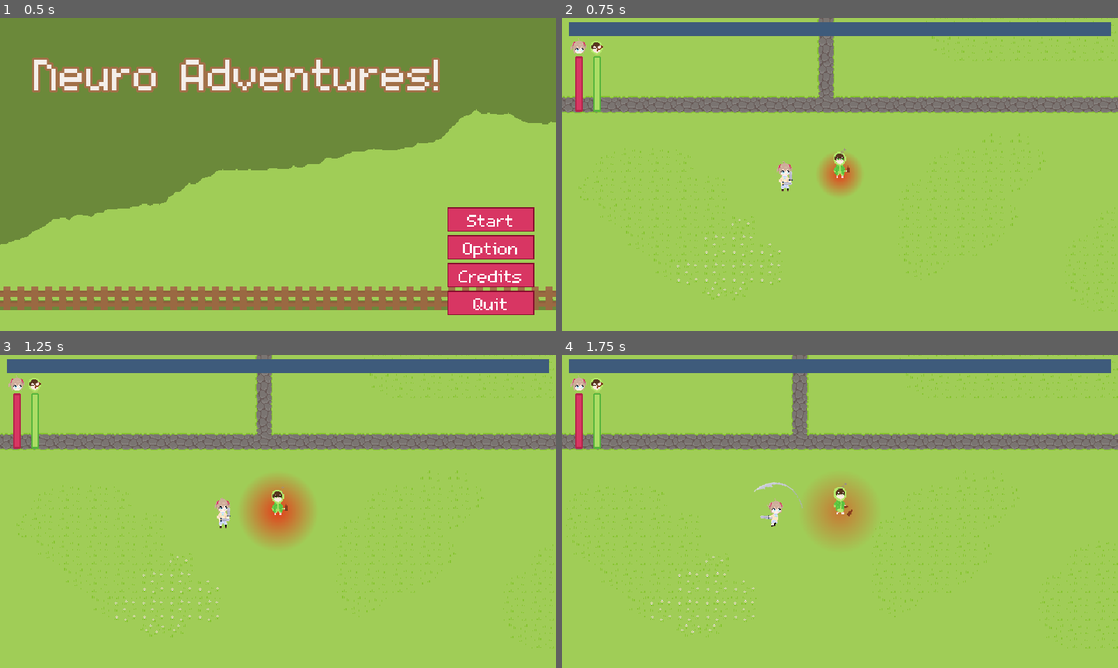
Above: before the commit, frames 1-4 (two rows, left to right).
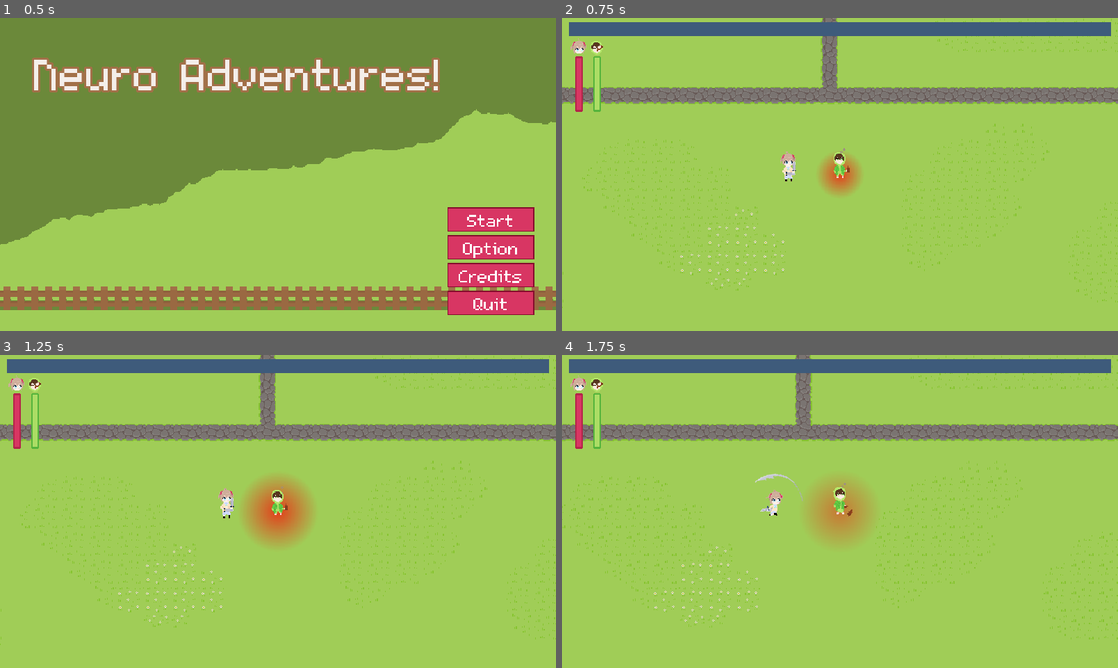
Above: after the commit, the same moments.

Repository: KotgeDev/Neuro-Adventures
Game: Godot game, scene res://scenes/ui/menu.tscn
Two runs of this game, one before a commit and one after it. Both use one fixed random seed, a clock stepped at 60 frames per second and the inputs below.
Inputs (mouse positions are in pixels of both pictures, inside the frame that each line leads up to):
- Up to frame 1 (0.5 s): no input
- Up to frame 2 (0.75 s): click "Start" at 0.5 s
- Up to frame 3 (1.25 s): no input
- Up to frame 4 (1.75 s): move the mouse to (962, 495) at 1.27 s; hold D (right) from 1.28 s (still down)

Frame 1 is identical in both runs. In frame 2, 10% of the frame differs, in the area x 0-100%, y 0-94%; in frame 3, 10%; in frame 4, 11%.

Commit message:
knight wall

Diff:
--- a/scenes/characters/ais/neuro.tscn
+++ b/scenes/characters/ais/neuro.tscn
@@ -3,13 +3,6 @@
 [ext_resource type="PackedScene" uid="uid://y36yytk34v0i" path="res://scenes/characters/ais/ai.tscn" id="1_jb3ag"]
 
 [node name="Neuro" instance=ExtResource("1_jb3ag")]
-wall_min_slide_angle = 0.0
-
-[node name="SearchField" parent="." index="2"]
-visible = false
-
-[node name="Hurtbox" parent="." index="3"]
-visible = false
 
 [editable path="CharacterAnimation"]
 [editable path="Hurtbox"]
--- a/scenes/collectibles/exp.tscn
+++ b/scenes/collectibles/exp.tscn
@@ -1,7 +1,7 @@
 [gd_scene load_steps=4 format=3 uid="uid://btv6nlskxksif"]
 
 [ext_resource type="Script" path="res://scripts/collectibles/expCollect.gd" id="1_dwwdg"]
-[ext_resource type="Texture2D" uid="uid://l4lmw0wc3b0g" path="res://assets/upgrades/exp.png" id="2_h1jig"]
+[ext_resource type="Texture2D" uid="uid://l4lmw0wc3b0g" path="res://assets/collectibles/exp.png" id="2_h1jig"]
 
 [sub_resource type="RectangleShape2D" id="RectangleShape2D_trc6b"]
 size = Vector2(11, 11)
--- /dev/null
+++ b/scenes/enemies/enemy_scenes/goblin.tscn
@@ -0,0 +1,68 @@
+[gd_scene load_steps=6 format=3 uid="uid://bkt5lb2mqdpas"]
+
+[ext_resource type="PackedScene" uid="uid://cx1nd5x2s6vyt" path="res://scenes/enemies/simple_enemy.tscn" id="1_ugo6b"]
+[ext_resource type="Texture2D" uid="uid://dj4uhpf43bgln" path="res://assets/enemies/goblin_sheet.png" id="2_6slxd"]
+
+[sub_resource type="Animation" id="Animation_pgyfm"]
+length = 0.001
+tracks/0/type = "value"
+tracks/0/imported = false
+tracks/0/enabled = true
+tracks/0/path = NodePath("Sprite2D:frame")
+tracks/0/interp = 1
+tracks/0/loop_wrap = true
+tracks/0/keys = {
+"times": PackedFloat32Array(0),
+"transitions": PackedFloat32Array(1),
+"update": 1,
+"values": [0]
+}
+
+[sub_resource type="Animation" id="Animation_jqqp3"]
+resource_name = "idle"
+length = 0.3
+loop_mode = 1
+tracks/0/type = "value"
+tracks/0/imported = false
+tracks/0/enabled = true
+tracks/0/path = NodePath("Sprite2D:frame")
+tracks/0/interp = 1
+tracks/0/loop_wrap = true
+tracks/0/keys = {
+"times": PackedFloat32Array(0, 0.1, 0.2),
+"transitions": PackedFloat32Array(1, 1, 1),
+"update": 1,
+"values": [0, 1, 2]
+}
+
+[sub_resource type="AnimationLibrary" id="AnimationLibrary_u2hhj"]
+_data = {
+"RESET": SubResource("Animation_pgyfm"),
+"idle": SubResource("Animation_jqqp3")
+}
+
+[node name="Goblin" instance=ExtResource("1_ugo6b")]
+SPEED = 35.0
+MAX_HEALTH = 2.0
+DAMAGE = 2.0
+ATTACK_INTERVAL = 0.7
+
+[node name="Sprite2D" parent="." index="0"]
+texture = ExtResource("2_6slxd")
+
+[node name="Hurtbox" parent="." index="1"]
+visible = true
+
+[node name="CollisionPolygon2D" parent="Hurtbox" index="0"]
+polygon = PackedVector2Array(-6, -30, -3, -27, -2, -29, 3, -29, 4, -28, 6, -30, 6, -24, 7, -20, 5, -16, 5, -15, 7, -11, 7, -9, 4, -8, 4, -4, 5, -3, 6, 0, 6, 1, 3, 1, 2, -1, 1, -2, -2, 2, -5, 2, -5, -1, -8, -9, -8, -14, -4, -17, -6, -22, -7, -24, -7, -30)
+
+[node name="CollisionPolygon2D" parent="ContinuousHitbox" index="0"]
+polygon = PackedVector2Array(-3, -25, -6, -25, -3, -17, -3, -15, -7, -12, -7, -8, -4, -6, -3, 2, 0, 1, 3, 2, 3, -8, 4, -10, 6, -10, 5, -12, 3, -15, 3, -17, 6, -19, 6, -20, 5, -24, 6, -28, 4, -26, 1, -27, -2, -26)
+
+[node name="AnimationPlayer" type="AnimationPlayer" parent="." index="5"]
+libraries = {
+"": SubResource("AnimationLibrary_u2hhj")
+}
+
+[editable path="Hurtbox"]
+[editable path="ContinuousHitbox"]
--- /dev/null
+++ b/scenes/enemies/enemy_scenes/knight.tscn
@@ -0,0 +1,68 @@
+[gd_scene load_steps=6 format=3 uid="uid://dm83qecyj7rl6"]
+
+[ext_resource type="PackedScene" uid="uid://cx1nd5x2s6vyt" path="res://scenes/enemies/simple_enemy.tscn" id="1_j3dd8"]
+[ext_resource type="Texture2D" uid="uid://dyjv33cs7year" path="res://assets/enemies/knight_sheet.png" id="2_gstcd"]
+
+[sub_resource type="Animation" id="Animation_dkgki"]
+length = 0.001
+tracks/0/type = "value"
+tracks/0/imported = false
+tracks/0/enabled = true
+tracks/0/path = NodePath("Sprite2D:frame")
+tracks/0/interp = 1
+tracks/0/loop_wrap = true
+tracks/0/keys = {
+"times": PackedFloat32Array(0),
+"transitions": PackedFloat32Array(1),
+"update": 1,
+"values": [0]
+}
+
+[sub_resource type="Animation" id="Animation_hbndf"]
+resource_name = "idle"
+length = 0.4
+loop_mode = 1
+tracks/0/type = "value"
+tracks/0/imported = false
+tracks/0/enabled = true
+tracks/0/path = NodePath("Sprite2D:frame")
+tracks/0/interp = 1
+tracks/0/loop_wrap = true
+tracks/0/keys = {
+"times": PackedFloat32Array(0, 0.1, 0.2, 0.3),
+"transitions": PackedFloat32Array(1, 1, 1, 1),
+"update": 1,
+"values": [0, 1, 2, 3]
+}
+
+[sub_resource type="AnimationLibrary" id="AnimationLibrary_jm0gq"]
+_data = {
+"RESET": SubResource("Animation_dkgki"),
+"idle": SubResource("Animation_hbndf")
+}
+
+[node name="Knight" instance=ExtResource("1_j3dd8")]
+SPEED = 10.0
+MAX_HEALTH = 8.0
+DAMAGE = 8.0
+
+[node name="Sprite2D" parent="." index="0"]
+texture = ExtResource("2_gstcd")
+hframes = 4
+
+[node name="Hurtbox" parent="." index="1"]
+visible = true
+
+[node name="CollisionPolygon2D" parent="Hurtbox" index="0"]
+polygon = PackedVector2Array(-5, -23, -5, -16, -6, -16, -7, -15, -8, -8, -8, -5, -7, -3, -5, -3, -5, -1, -5, 2, -5, 6, -1, 6, 0, 0, 1, 4, 2, 6, 5, 6, 5, -1, 5, -7, 7, -8, 7, 4, 8, 4, 8, -15, 10, -15, 10, -17, 9, -21, 8, -24, 7, -24, 6, -21, 5, -17, 3, -16, 3, -24, 1, -26, -3, -26)
+
+[node name="CollisionPolygon2D" parent="ContinuousHitbox" index="0"]
+polygon = PackedVector2Array(-3, -24, -5, -20, -5, -18, -4, -17, -4, -16, -7, -13, -7, -4, -4, -4, -4, 6, 0, -2, 4, 6, 4, -11, 7, -8, 7, 3, 8, 3, 8, -19, 8, -23, 7, -23, 7, -11, 2, -16, 3, -17, 3, -20, 1, -24)
+
+[node name="AnimationPlayer" type="AnimationPlayer" parent="." index="5"]
+libraries = {
+"": SubResource("AnimationLibrary_jm0gq")
+}
+
+[editable path="Hurtbox"]
+[editable path="ContinuousHitbox"]
--- a/scenes/enemies/goblin.tscn
+++ b/scenes/enemies/enemy_scenes/kobold.tscn
@@ -1,7 +1,7 @@
-[gd_scene load_steps=6 format=3 uid="uid://bkt5lb2mqdpas"]
+[gd_scene load_steps=6 format=3 uid="uid://3rhy5g2brkg6"]
 
-[ext_resource type="PackedScene" uid="uid://cx1nd5x2s6vyt" path="res://scenes/enemies/simple_enemy.tscn" id="1_ugo6b"]
-[ext_resource type="Texture2D" uid="uid://dj4uhpf43bgln" path="res://assets/enemies/goblin_sheet.png" id="2_6slxd"]
+[ext_resource type="PackedScene" uid="uid://cx1nd5x2s6vyt" path="res://scenes/enemies/simple_enemy.tscn" id="1_frcrl"]
+[ext_resource type="Texture2D" uid="uid://cjcv4341fqwvo" path="res://assets/enemies/kobold_sheet.png" id="2_il7mv"]
 
 [sub_resource type="Animation" id="Animation_pgyfm"]
 length = 0.001
@@ -41,23 +41,23 @@
 "idle": SubResource("Animation_jqqp3")
 }
 
-[node name="Goblin" instance=ExtResource("1_ugo6b")]
-SPEED = 35.0
-MAX_HEALTH = 4
-DAMAGE = 4.0
+[node name="Kobold" instance=ExtResource("1_frcrl")]
+SPEED = 40.0
+MAX_HEALTH = 3.0
+DAMAGE = 2.0
 ATTACK_INTERVAL = 0.5
 
 [node name="Sprite2D" parent="." index="0"]
-texture = ExtResource("2_6slxd")
+texture = ExtResource("2_il7mv")
 
 [node name="Hurtbox" parent="." index="1"]
 visible = true
 
 [node name="CollisionPolygon2D" parent="Hurtbox" index="0"]
-polygon = PackedVector2Array(-6, -30, -3, -27, -2, -29, 3, -29, 4, -28, 6, -30, 6, -24, 7, -20, 5, -16, 5, -15, 7, -11, 7, -9, 4, -8, 4, -4, 5, -3, 6, 0, 6, 1, 3, 1, 2, -1, 1, -2, -2, 2, -5, 2, -5, -1, -8, -9, -8, -14, -4, -17, -6, -22, -7, -24, -7, -30)
+polygon = PackedVector2Array(-2, -34, -4, -32, -4, -24, -7, -17, -7, -5, -5, 2, 6, 2, 6, -6, 6, -19, 3, -23, 5, -25, 6, -28, 6, -31, 3, -34)
 
 [node name="CollisionPolygon2D" parent="ContinuousHitbox" index="0"]
-polygon = PackedVector2Array(-3, -25, -6, -25, -3, -17, -3, -15, -7, -12, -7, -8, -4, -6, -3, 2, 0, 1, 3, 2, 3, -8, 4, -10, 6, -10, 5, -12, 3, -15, 3, -17, 6, -19, 6, -20, 5, -24, 6, -28, 4, -26, 1, -27, -2, -26)
+polygon = PackedVector2Array(0, -32, -4, -29, -3, -23, -3, -20, -7, -14, -7, -4, -5, -7, -5, -12, -4, -12, -4, 2, 1, -5, 4, 2, 4, -13, 5, -13, 5, -6, 6, -6, 6, -17, 2, -21, 2, -22, 5, -25, 4, -29, 2, -32)
 
 [node name="AnimationPlayer" type="AnimationPlayer" parent="." index="5"]
 libraries = {
--- a/scenes/enemies/slime.tscn
+++ b/scenes/enemies/enemy_scenes/slime.tscn
@@ -42,7 +42,6 @@
 }
 
 [node name="Slime" instance=ExtResource("1_0t50s")]
-ATTACK_INTERVAL = 1.0
 
 [node name="Sprite2D" parent="." index="0"]
 texture = ExtResource("2_sgjgm")
--- a/scenes/enemies/soldier.tscn
+++ b/scenes/enemies/enemy_scenes/soldier.tscn
@@ -29,10 +29,10 @@
 tracks/0/interp = 1
 tracks/0/loop_wrap = true
 tracks/0/keys = {
-"times": PackedFloat32Array(0, 0.2),
-"transitions": PackedFloat32Array(1, 1),
+"times": PackedFloat32Array(0, 0.1, 0.2, 0.3),
+"transitions": PackedFloat32Array(1, 1, 1, 1),
 "update": 1,
-"values": [0, 1]
+"values": [0, 1, 2, 3]
 }
 
 [sub_resource type="AnimationLibrary" id="AnimationLibrary_jm0gq"]
@@ -41,27 +41,23 @@
 "idle": SubResource("Animation_hbndf")
 }
 
-[node name="Soldier" instance=ExtResource("1_lkb70")]
-SPEED = 15.0
-MAX_HEALTH = 8
-DAMAGE = 8.0
-ATTACK_INTERVAL = 1.5
+[node name="Soldier" instance=ExtResource("1_pihnb")]
+MAX_HEALTH = 4.0
+DAMAGE = 4.0
+ATTACK_INTERVAL = 0.7
 
 [node name="Sprite2D" parent="." index="0"]
-texture = ExtResource("2_u6mqw")
-hframes = 2
+texture = ExtResource("2_c7i3u")
+hframes = 4
 
 [node name="Hurtbox" parent="." index="1"]
 visible = true
 
 [node name="CollisionPolygon2D" parent="Hurtbox" index="0"]
-polygon = PackedVector2Array(-5, -22, -5, 8, 2, 8, 2, -5, 7, -5, 4, -11, 2, -11.3034, 2, -22)
+polygon = PackedVector2Array(-5, -26, -5, -16, -6, -16, -7, -15, -7, -8, -5, -4, -4, -4, -4, 2, -5, 2, -5, 6, -1, 6, 0, 0, 2, 6, 5, 6, 5, -1, 5, -7, 7, -8, 7, 3, 8, 3, 8, -19, 9, -19, 9, -21, 8, -21, 8, -23, 7, -23, 7, -21, 6, -21, 6, -19, 3, -16, 3, -26, 1, -28, -3, -28)
 
 [node name="CollisionPolygon2D" parent="ContinuousHitbox" index="0"]
-polygon = PackedVector2Array(-5, -21, -5, 8, 2, 8, 2, -6, 7, -6, 7, -7, 8, -7, 8, -15, 6, -19, 6, -18, 5, -17, 5, -8, 4, -8, 4, -13, 3, -13, 3, -21)
-
-[node name="CollisionShape2D" parent="." index="3"]
-position = Vector2(-1, -6.5)
+polygon = PackedVector2Array(-3, -27, -5, -25, -4, -18, -4, -17, -7, -13, -7, -9, -4, -6, -4, 6, 0, -2, 4, 6, 4, -11, 7, -8, 7, 3, 8, 3, 8, -19, 8, -23, 7, -23, 7, -12, 6, -12, 3, -16, 2, -26, 1, -27)
 
 [node name="AnimationPlayer" type="AnimationPlayer" parent="." index="5"]
 libraries = {
--- /dev/null
+++ b/scenes/enemies/march.tscn
@@ -0,0 +1,19 @@
+[gd_scene load_steps=2 format=3 uid="uid://dkijgt4pjfcen"]
+
+[ext_resource type="Script" path="res://scripts/enemies/march.gd" id="1_wlfyf"]
+
+[node name="March" type="Node2D"]
+y_sort_enabled = true
+script = ExtResource("1_wlfyf")
+
+[node name="IntervalTimer" type="Timer" parent="."]
+wait_time = 1.5
+
+[node name="MarchDuration" type="Timer" parent="."]
+
+[node name="Markers" type="Node2D" parent="."]
+
+[node name="Marker2D" type="Marker2D" parent="Markers"]
+
+[connection signal="timeout" from="IntervalTimer" to="." method="_on_timer_timeout"]
+[connection signal="timeout" from="MarchDuration" to="." method="_on_march_duration_timeout"]
--- /dev/null
+++ b/scenes/enemies/march_scenes/left_continuous_march.tscn
@@ -0,0 +1,7 @@
+[gd_scene load_steps=3 format=3 uid="uid://brbiyk2nga7tq"]
+
+[ext_resource type="PackedScene" uid="uid://dkijgt4pjfcen" path="res://scenes/enemies/march.tscn" id="1_veqnr"]
+[ext_resource type="Script" path="res://scripts/enemies/march_scenes/left_continuous_march.gd" id="2_68epq"]
+
+[node name="LeftContinuousMarch" instance=ExtResource("1_veqnr")]
+script = ExtResource("2_68epq")
--- /dev/null
+++ b/scenes/enemies/march_scenes/left_right_flank.tscn
@@ -0,0 +1,7 @@
+[gd_scene load_steps=3 format=3 uid="uid://bbo7raatkxl0p"]
+
+[ext_resource type="PackedScene" uid="uid://dkijgt4pjfcen" path="res://scenes/enemies/march.tscn" id="1_qkld0"]
+[ext_resource type="Script" path="res://scripts/enemies/march_scenes/left_right_flank.gd" id="2_gxtgf"]
+
+[node name="LeftRightFlank" instance=ExtResource("1_qkld0")]
+script = ExtResource("2_gxtgf")
--- a/scenes/enemies/simple_enemy.tscn
+++ b/scenes/enemies/simple_enemy.tscn
@@ -25,8 +25,11 @@
 wait_time = 0.5
 autostart = true
 
+[node name="MarchDuration" type="Timer" parent="."]
+
 [connection signal="take_damage" from="Hurtbox" to="." method="_on_hurtbox_take_damage"]
 [connection signal="timeout" from="PathfindTimer" to="." method="_on_pathfind_timer_timeout"]
+[connection signal="timeout" from="MarchDuration" to="." method="_on_march_duration_timeout"]
 
 [editable path="Hurtbox"]
 [editable path="ContinuousHitbox"]
--- a/scenes/maps/farm.tscn
+++ b/scenes/maps/farm.tscn
@@ -643,9 +643,11 @@
 position = Vector2(1217, 326)
 
 [node name="Vedal" parent="." instance=ExtResource("1_wnmde")]
-position = Vector2(1280, 320)
+position = Vector2(1276, 331)
+rotation = -0.0265023
 
 [node name="EnemySpawner" parent="." instance=ExtResource("5_ep230")]
+y_sort_enabled = true
 metadata/_edit_lock_ = true
 
 [node name="Path2D" parent="EnemySpawner" index="0"]
--- a/scenes/upgrades/gymbag_drone.tscn
+++ b/scenes/upgrades/gymbag_drone.tscn
@@ -54,8 +54,6 @@
 [node name="GymbagDrone" type="Node2D"]
 z_index = 1
 script = ExtResource("1_6eegn")
-MAX_SPEED = 50
-DAMAGE = 2
 
 [node name="Compass" type="Marker2D" parent="."]
 
--- a/scenes/upgrades/rum_scene.tscn
+++ b/scenes/upgrades/rum_scene.tscn
@@ -4,8 +4,6 @@
 
 [node name="RumScene" type="Node2D"]
 script = ExtResource("1_2vgel")
-LV1_SPLASH_DAMAGE_INTERVAL = 1.0
-LV4_SPLASH_DAMAGE_INTERVAL = 0.5
 
 [node name="FireTimer" type="Timer" parent="."]
 autostart = true
--- a/scripts/enemies/enemy.gd
+++ b/scripts/enemies/enemy.gd
@@ -16,9 +16,9 @@
 
 #region CONSTANTS
 @export var SPEED := 25.0
-@export var MAX_HEALTH := 2
-@export var DAMAGE := 2.0
-@export var ATTACK_INTERVAL := 0.4
+@export var MAX_HEALTH := 1.0
+@export var DAMAGE := 1.0
+@export var ATTACK_INTERVAL := 1.0
 #endregion
 
 #region NODES
@@ -33,6 +33,12 @@
 var velocity: Vector2
 #endregion
 
+#region MARCH
+var march := false
+var march_direction: Vector2
+var march_duration: float
+#endregion
+
 @onready var health: int = MAX_HEALTH
 @onready var ai: AI = get_tree().get_first_node_in_group("ai")
 var dead := false
@@ -41,14 +47,22 @@
 	$ContinuousHitbox.damage = DAMAGE
 	$ContinuousHitbox/HitTimer.wait_time = ATTACK_INTERVAL
 	$AnimationPlayer.play("idle")
-	make_path()
+
+	if march:
+		$MarchDuration.wait_time = march_duration
+		$MarchDuration.start()
+	else:
+		make_path()
 
 func make_path() -> void:
 	navigation_agent.target_position = ai.global_position
 
 func _physics_process(delta):
-	var dir = to_local(navigation_agent.get_next_path_position()).normalized()
-	velocity = dir * SPEED
+	if march:
+		velocity = march_direction * SPEED
+	else:
+		var dir = to_local(navigation_agent.get_next_path_position()).normalized()
+		velocity = dir * SPEED
 
 	if velocity.x < 0:
 		sprite_2d.flip_h = true
@@ -75,4 +89,10 @@
 		queue_free()
 
 func _on_pathfind_timer_timeout():
-	make_path()
+	if march:
+		return
+	else:
+		make_path()
+
+func _on_march_duration_timeout():
+	queue_free()
--- a/scripts/enemies/enemy_spawner.gd
+++ b/scripts/enemies/enemy_spawner.gd
@@ -11,7 +11,7 @@
 		await get_tree().create_timer(time_interval, false).timeout
 		var enemy = scene_template.instantiate()
 		enemy.global_position = path_follow_2d.position
-		get_parent().add_child(enemy)
+		add_child(enemy)
 
 		if last_batch and i == count - 1:
 			enemy.last_enemy = true
--- /dev/null
+++ b/scripts/enemies/march.gd
@@ -0,0 +1,51 @@
+extends Node2D
+class_name March
+
+var enemy_template: PackedScene
+var march_duration: float
+var interval: float
+var continuous := false
+
+@onready var markers = $Markers
+
+func setup(p_enemy_template: PackedScene, p_march_duration: float, p_interval: float) -> void:
+	enemy_template = p_enemy_template
+	march_duration = p_march_duration
+	interval = p_interval
+
+func _ready() -> void:
+	$IntervalTimer.wait_time = interval
+	$IntervalTimer.start()
+	$MarchDuration.wait_time = march_duration
+	$MarchDuration.start()
+
+	setup_markers()
+
+	if continuous:
+		return
+	else:
+		add_wave()
+
+## Override to use
+func setup_markers() -> void:
+	pass
+
+func add_wave() -> void:
+	for marker in markers.get_children():
+		var enemy = enemy_template.instantiate()
+		enemy.global_position = marker.global_position
+
+		enemy.march = true
+		enemy.march_direction = marker.transform.x
+		enemy.march_duration = march_duration
+
+		add_child(enemy)
+
+func _on_timer_timeout() -> void:
+	if continuous:
+		add_wave()
+	else:
+		return
+
+func _on_march_duration_timeout():
+	queue_free()
--- /dev/null
+++ b/scripts/enemies/march_scenes/left_continuous_march.gd
@@ -0,0 +1,16 @@
+extends March
+
+@onready var marker2d = $Markers/Marker2D
+
+const INIT_X = 50
+const INIT_Y = 50
+
+func setup_markers() -> void:
+	continuous = true
+	marker2d.global_position = Vector2(INIT_X, INIT_Y)
+	for i in range(11):
+		var marker = marker2d.duplicate()
+		var step: float = (i+1) * 50
+		marker.global_position = Vector2(INIT_X, INIT_Y + step)
+
+		markers.add_child(marker)
--- /dev/null
+++ b/scripts/enemies/march_scenes/left_right_flank.gd
@@ -0,0 +1,29 @@
+extends March
+
+@onready var marker2d = $Markers/Marker2D
+
+const LEFT_X = 25
+const RIGHT_X = 2500
+const INIT_Y = 30
+const RIGHT_TRANSFORM = Vector2(-1, 0)
+
+func setup_markers() -> void:
+	continuous = false
+	marker2d.global_position = Vector2(LEFT_X, INIT_Y)
+
+	var marker2d_right = marker2d.duplicate()
+	marker2d_right.global_position = Vector2(RIGHT_X, INIT_Y)
+	marker2d_right.transform.x = RIGHT_TRANSFORM
+	markers.add_child(marker2d_right)
+
+	for i in range(20):
+		var step: float = (i+1) * 30
+
+		var marker = marker2d.duplicate()
+		marker.global_position = Vector2(LEFT_X, INIT_Y + step)
+		markers.add_child(marker)
+
+		var marker_right = marker2d.duplicate()
+		marker_right.transform.x = RIGHT_TRANSFORM
+		marker_right.global_position = Vector2(RIGHT_X, INIT_Y + step)
+		markers.add_child(marker_right)
--- a/scripts/maps/farm.gd
+++ b/scripts/maps/farm.gd
@@ -1,17 +1,32 @@
 extends Node2D
 
-var slime_template = preload("res://scenes/enemies/slime.tscn")
-var goblin_template = preload("res://scenes/enemies/goblin.tscn")
-var soldier_template = preload("res://scenes/enemies/soldier.tscn")
+#region ENEMIES
+var slime_template = preload("res://scenes/enemies/enemy_scenes/slime.tscn")
+var goblin_template = preload("res://scenes/enemies/enemy_scenes/goblin.tscn")
+var kobold_template = preload("res://scenes/enemies/enemy_scenes/kobold.tscn")
+var soldier_template = preload("res://scenes/enemies/enemy_scenes/soldier.tscn")
+var knight_template = preload("res://scenes/enemies/enemy_scenes/knight.tscn")
+#endregion
+
+#region MARCHES
+var left_continuous_template = preload("res://scenes/enemies/march_scenes/left_continuous_march.tscn")
+var left_right_flank = preload("res://scenes/enemies/march_scenes/left_right_flank.tscn")
+#endregion
 
 func _ready() -> void:
 	Globals.map_ready.emit()
 	spawn_enemies()
 
 func spawn_enemies() -> void:
+	add_march(left_right_flank, knight_template, 245.0, 500.0)
 	Globals.spawn.emit(slime_template, 500, 0.5) # 250s since game start when over
 	await get_tree().create_timer(50, false).timeout # After 100 Slimes have spawned
 	Globals.spawn.emit(goblin_template, 500, 1.0) # 300s since game start when over
 	await get_tree().create_timer(100, false).timeout # After 200 Goblims have spawned
 	Globals.spawn.emit(slime_template, 500, 1.0)
 	Globals.spawn.emit(soldier_template, 100, 1.0, true) # 350s sec when over
+
+func add_march(march_template: PackedScene, enemy_template: PackedScene, march_duration: float, interval: float) -> void:
+	var march1 = march_template.instantiate()
+	march1.setup(enemy_template, march_duration, interval)
+	add_child(march1)
--- a/scripts/upgrades/dual_strike_scene.gd
+++ b/scripts/upgrades/dual_strike_scene.gd
@@ -5,8 +5,8 @@
 
 #region CONSTANTS
 @export_category("Dual Strike")
-@export var LV1_DAMAGE := 2
-@export var LV3_DAMAGE := 4
+@export var LV1_DAMAGE := 1
+@export var LV3_DAMAGE := 2
 @export var LV1_WAIT_TIME := 1.5
 @export var LV2_WAIT_TIME := 1
 @export var LV5_WAIT_TIME := 0.5
--- a/scripts/upgrades/rum_scene.gd
+++ b/scripts/upgrades/rum_scene.gd
@@ -5,15 +5,15 @@
 #region CONSTANTS
 @export_category("Rum Scene")
 @export var SPEED := 100
-@export var DAMAGE := 2
+@export var DAMAGE := 1
 @export var LV1_SPLASH := false
 @export var LV2_SPLASH := true
 @export var LV1_FIRE_INTERVAL := 1.0
 @export var LV3_FIRE_INTERVAL := 0.5
 @export var LV1_SPLASH_DAMAGE_DURATION := 4.2
 @export var LV4_SPLASH_DAMAGE_DURATION := 6.2
-@export var LV1_SPLASH_DAMAGE_INTERVAL := 0.5
-@export var LV4_SPLASH_DAMAGE_INTERVAL := 0.25
+@export var LV1_SPLASH_DAMAGE_INTERVAL := 1.0
+@export var LV4_SPLASH_DAMAGE_INTERVAL := 0.5
 @export var SPLASH_DAMAGE := 1.0
 #endregion
 
Binary file added: assets/collectibles/cookies.png
Not shown, changed: assets/collectibles/cookies.png.import
Binary file added: assets/collectibles/creggs.png
Not shown, added: assets/collectibles/creggs.png.import
Renamed: assets/upgrades/exp.png -> assets/collectibles/exp.png
Not shown, added: assets/collectibles/exp.png.import
Binary file added: assets/enemies/knight_sheet.png
Not shown, added: assets/enemies/knight_sheet.png.import
Binary file added: assets/enemies/kobold_sheet.png
Not shown, added: assets/enemies/kobold_sheet.png.import
Binary file changed: assets/enemies/soldier_sheet.png
Not shown: 1 places in scenes/enemies/enemy_scenes/soldier.tscn that only renumber resources
